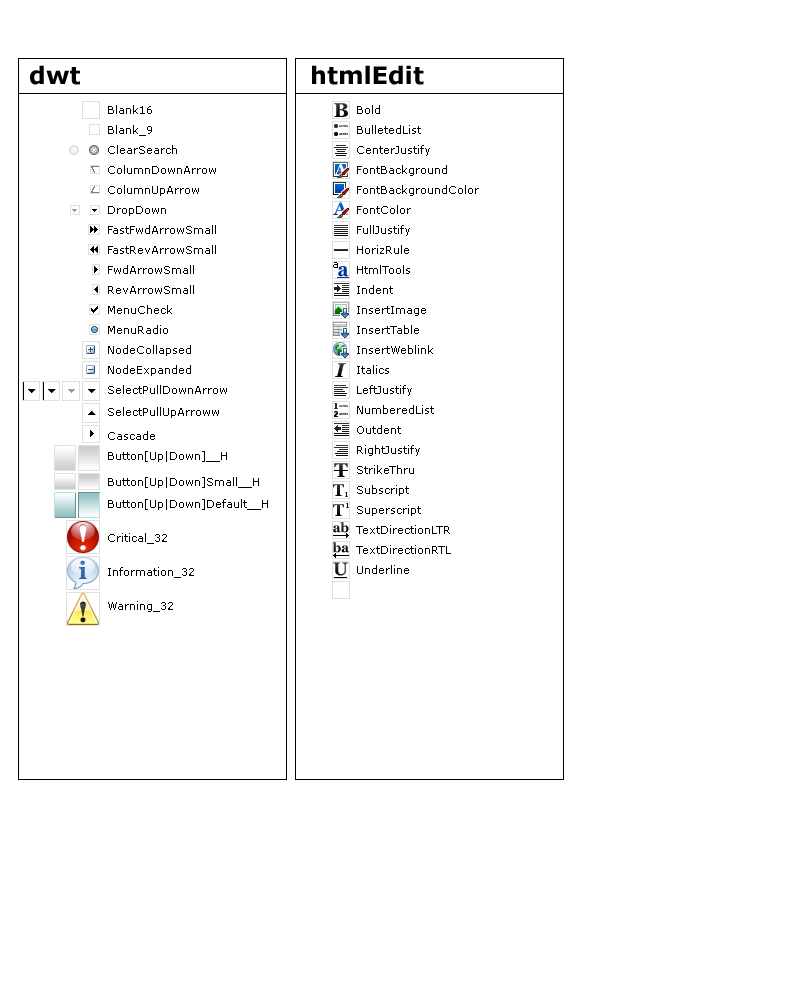
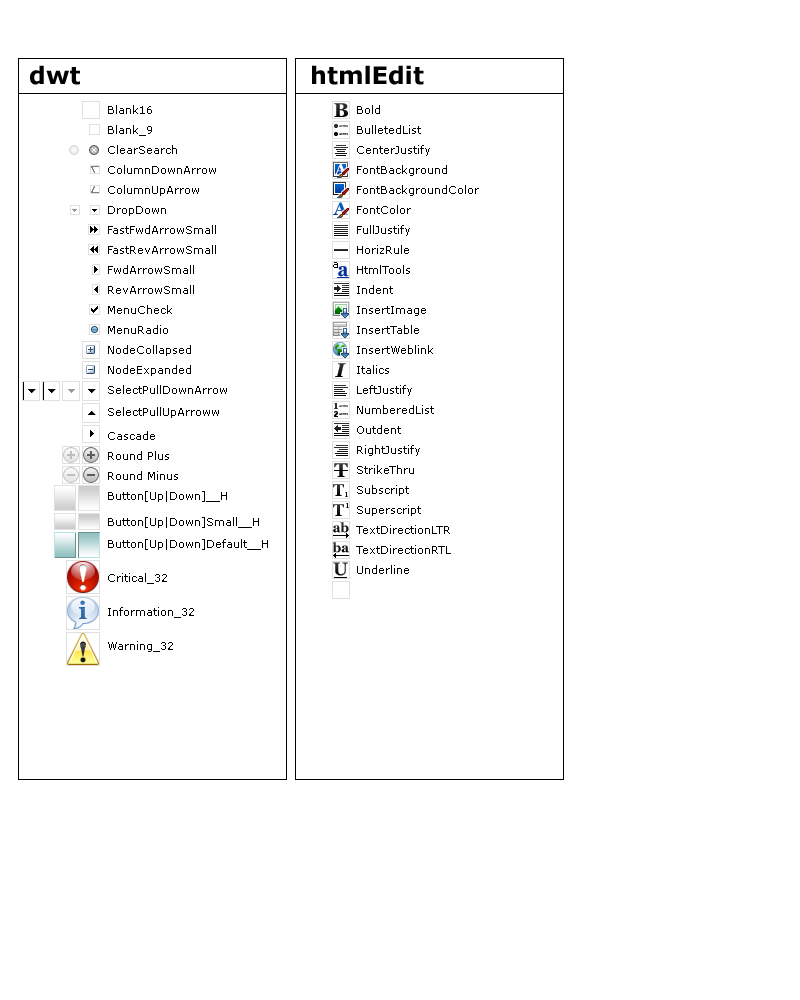
Revision of a layered (800, 1000) image; what changed, layer by layer:
painted on "icon" over bbox(54, 446, 100, 665)
painted on "icon frames" over bbox(54, 445, 100, 666)
painted on "dwt text" over bbox(108, 451, 268, 652)
